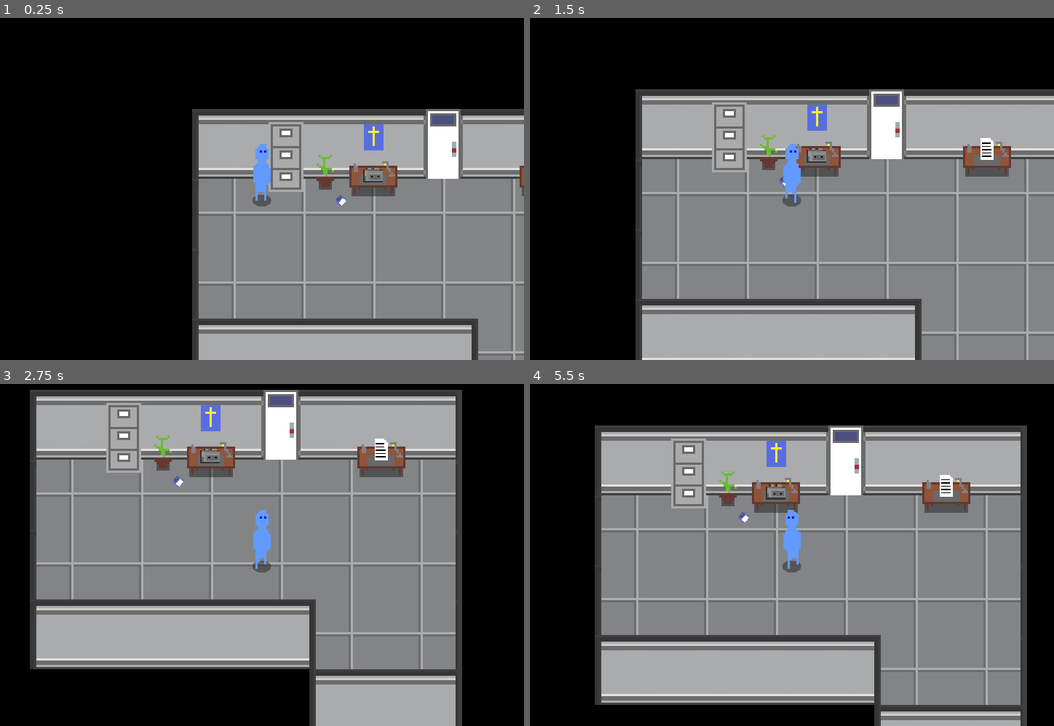
Above: before the commit, frames 1-4 (two rows, left to right).
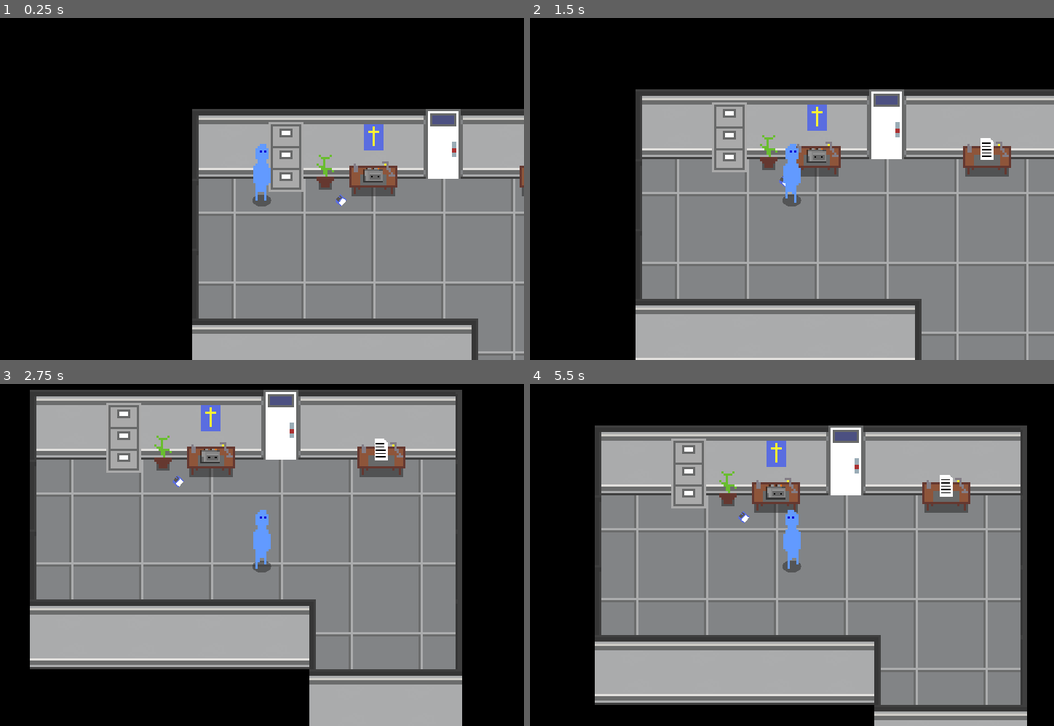
Above: after the commit, the same moments.

Repository: gavinabsent/containment
Game: Godot game, scene res://Assets/Scenes/Rooms/Room1.tscn
Two runs of this game, one before a commit and one after it. Both use one fixed random seed, a clock stepped at 60 frames per second and the inputs below. Sound files missing from this copy of the repository are replaced by a short silence.
Inputs:
- Up to frame 1 (0.25 s): no input
- Up to frame 2 (1.5 s): tap Enter at 0.5 s; hold Right (ui_right) 0.53-1.28 s; hold E (interact) 0.53-1.28 s; hold Down (ui_down) from 1.28 s (still down); tap E (interact) at 1.35 s
- Up to frame 3 (2.75 s): release Down (ui_down) at 2.03 s; hold Right (ui_right) from 2.03 s (still down); hold E (interact) from 2.03 s (still down)
- Up to frame 4 (5.5 s): release Right (ui_right) at 2.78 s; release E (interact) at 2.78 s; hold Up (ui_up) 2.78-3.53 s; tap E (interact) at 2.85, 4.35 s; hold E (interact) 3.53-4.28 s; hold Left (ui_left) 3.53-5.03 s; tap Space at 4.25 s; tap Enter at 5 s; hold Down (ui_down) from 5.03 s (still down); hold E (interact) from 5.03 s (still down)

The runs differ from the first frame. In frame 1, 0.1% of the frame differs, in the area x 36-38%, y 89-100%; in frame 2, 0.2%; in frame 3, 0.6%, in the area x 5-89%, y 64-100%; in frame 4, 0.3%.

Commit message:
Update tilemap yet again

Diff:
--- a/Assets/Scenes/Rooms/Room1.tscn
+++ b/Assets/Scenes/Rooms/Room1.tscn
@@ -22,7 +22,7 @@
 tile_set = ExtResource( 10 )
 cell_size = Vector2( 32, 32 )
 format = 1
-tile_data = PoolIntArray( -458754, 1, 65536, -458753, 1, 655 …(454 unchanged characters)… 7, 1, 65538, -327676, 1, 3, -196610, 1, 65536, -196609, 1, 65537, -262144, 1, 65537, -262143, 1, 65537, -262142, 1, 196613, -262141, 1, 65537, -262140, 1, 3, -2, 1, 65536, -1, 1, 65537, -65536, 1, 65537, -65535, 1, 65537, -65534, 1, 196613, -65533, 1, 65537, -65532, 1, 65537, -65531, 1, 65540, 65534, 1, 65536, 65535, 1, 65538, 0, 1, 65538, 1, 1, 65538, 2, 1, 65538, 3, 1, 65538, 4, 1, 65538, 5, 1, 65540, 131070, 1, 65536, 131071, 1, 65538, 65536, 1, 65538, 65537, 1, 65538, 65538, 1, 65538, 65539, 1, 65538, 65540, 1, 65538, 65541, 1, 65540, 196606, 1, 65536, 196607, 1, 65537, 131072, 1, 65537, 131073, 1, 65537, 131074, 1, 131077, 131075, 1, 65538, 131076, 1, 65538, 131077, 1, 65540, 262142, 3, 131072, 262143, 3, 65537, 196608, 3, 65537, 196609, 3, 131077, 196610, 1, 131072, 196611, 1, 65537, 196612, 1, 65537, 196613, 1, 65540 )
+tile_data = PoolIntArray( -458754, 1, 65536, -458753, 1, 655 …(454 unchanged characters)… 7, 1, 65538, -327676, 1, 3, -196610, 1, 327682, -196609, 1, 65537, -262144, 1, 65537, -262143, 1, 65537, -262142, 1, 196613, -262141, 1, 65537, -262140, 1, 327681, -2, 1, 65536, -1, 1, 65537, -65536, 1, 65537, -65535, 1, 65537, -65534, 1, 196613, -65533, 1, 65537, -65532, 1, 65537, -65531, 1, 65540, 65534, 1, 65536, 65535, 1, 65538, 0, 1, 65538, 1, 1, 65538, 2, 1, 65538, 3, 1, 65538, 4, 1, 65538, 5, 1, 65540, 131070, 1, 65536, 131071, 1, 65538, 65536, 1, 65538, 65537, 1, 65538, 65538, 1, 65538, 65539, 1, 65538, 65540, 1, 65538, 65541, 1, 65540, 196606, 1, 327682, 196607, 1, 65537, 131072, 1, 65537, 131073, 1, 65537, 131074, 1, 131077, 131075, 1, 65538, 131076, 1, 65538, 131077, 1, 65540, 262142, 3, 131072, 262143, 3, 65537, 196608, 3, 65537, 196609, 3, 131077, 196610, 1, 327682, 196611, 1, 65537, 196612, 1, 65537, 196613, 1, 327681 )
 
 [node name="Room 1" type="YSort" parent="."]
 
--- a/Assets/Scenes/wall_tile_set.tres
+++ b/Assets/Scenes/wall_tile_set.tres
@@ -227,6 +227,18 @@
 
 [sub_resource type="ConvexPolygonShape2D" id=75]
 points = PoolVector2Array( 32, 32, 24, 32, 24, 0, 32, 0 )
+
+[sub_resource type="ConvexPolygonShape2D" id=76]
+points = PoolVector2Array( 32, 32, 0, 32, 0, 0, 32, 0 )
+
+[sub_resource type="ConvexPolygonShape2D" id=77]
+points = PoolVector2Array( 32, 32, 0, 32, 0, 0, 32, 0 )
+
+[sub_resource type="ConvexPolygonShape2D" id=78]
+points = PoolVector2Array( 32, 32, 0, 32, 0, 0, 32, 0 )
+
+[sub_resource type="ConvexPolygonShape2D" id=79]
+points = PoolVector2Array( 32, 32, 0, 32, 0, 0, 32, 0 )
 
 [resource]
 0/name = "wallTile.png 0"
@@ -419,10 +431,10 @@
 1/texture = ExtResource( 2 )
 1/tex_offset = Vector2( 0, 0 )
 1/modulate = Color( 1, 1, 1, 1 )
-1/region = Rect2( 0, 0, 192, 160 )
+1/region = Rect2( 0, 0, 192, 192 )
 1/tile_mode = 1
 1/autotile/bitmask_mode = 2
-1/autotile/bitmask_flags = [ Vector2( 0, 0 ), 77, Vector2( 0, 1 ), 292, Vector2( 0, 2 ), 292, Vector2( 0, 3 ), 4, Vector2( 0, 4 ), 365, Vector2( 1, 0 ), 292, Vector2( 1, 1 ), 7, Vector2( 1, 3 ), 295, Vector2( 1, 4 ), 4, Vector2( 2, 0 ), 7, Vector2( 2, 1 ), 511, Vector2( 2, 4 ), 7, Vector2( 3, 0 ), 73, Vector2( 3, 1 ),  …(255 unchanged characters)…
+1/autotile/bitmask_flags = [ Vector2( 0, 0 ), 77, Vector2( 0, 1 ), 292, Vector2( 0, 2 ), 292, Vector2( 0, 3 ), 4, Vector2( 0, 4 ), 365, Vector2( 0, 5 ), 365, Vector2( 1, 0 ), 292, Vector2( 1, 1 ), 7, Vector2( 1, 3 ), 295, Vector2( 1, 4 ), 4, Vector2( 1, 5 ), 73, Vector2( 2, 0 ), 7, Vector2( 2, 1 ), 511, Vector2( 2, 4 ), 7, Vector2( 2, 5 ), 292, Vector2( 3, 0 ), 73, Vector2( 3, 1 ),  …(255 unchanged characters)…
 1/autotile/icon_coordinate = Vector2( 1, 1 )
 1/autotile/tile_size = Vector2( 32, 32 )
 1/autotile/spacing = 0
@@ -575,5 +587,29 @@
 "one_way_margin": 1.0,
 "shape": SubResource( 75 ),
 "shape_transform": Transform2D( 1, 0, 0, 1, 0, 0 )
+}, {
+"autotile_coord": Vector2( 0, 4 ),
+"one_way": false,
+"one_way_margin": 1.0,
+"shape": SubResource( 76 ),
+"shape_transform": Transform2D( 1, 0, 0, 1, 0, 0 )
+}, {
+"autotile_coord": Vector2( 0, 5 ),
+"one_way": false,
+"one_way_margin": 1.0,
+"shape": SubResource( 77 ),
+"shape_transform": Transform2D( 1, 0, 0, 1, 0, 0 )
+}, {
+"autotile_coord": Vector2( 1, 5 ),
+"one_way": false,
+"one_way_margin": 1.0,
+"shape": SubResource( 78 ),
+"shape_transform": Transform2D( 1, 0, 0, 1, 0, 0 )
+}, {
+"autotile_coord": Vector2( 2, 5 ),
+"one_way": false,
+"one_way_margin": 1.0,
+"shape": SubResource( 79 ),
+"shape_transform": Transform2D( 1, 0, 0, 1, 0, 0 )
 } ]
 1/z_index = 0
Not shown: 1 places in Assets/Scenes/wall_tile_set.tres that only renumber resources
Binary file changed: Assets/Sprites/Tiles/wallTile 2-1.png
